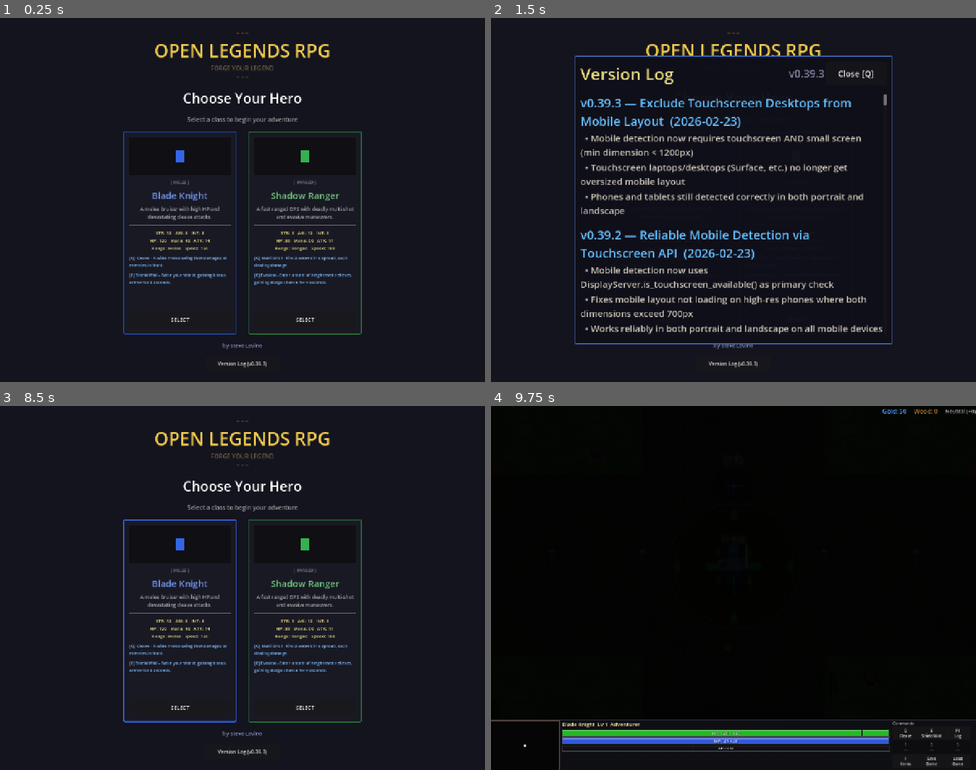
Above: before the commit, frames 1-4 (two rows, left to right).
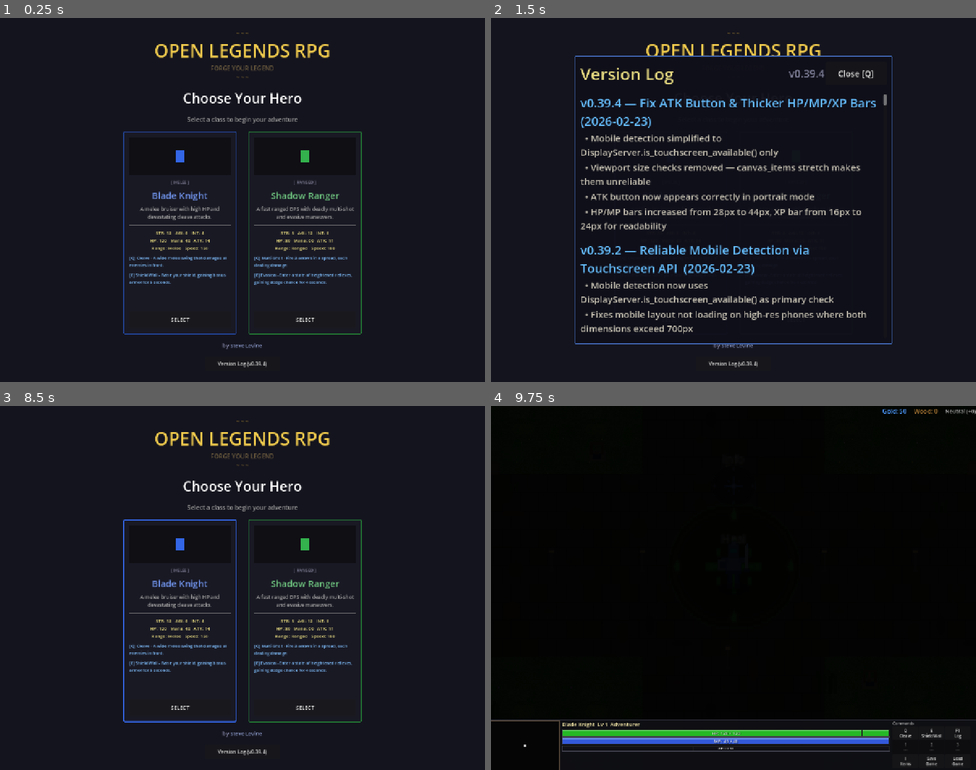
Above: after the commit, the same moments.

Repository: slxny/legends-open-rpg
Game: Godot game, scene res://scenes/main.tscn
Same seed, same stepped clock (60 frames per second), same inputs: the game is played once before the commit and once after it.
Inputs (mouse positions are in pixels of both pictures, inside the frame that each line leads up to):
- Up to frame 1 (0.25 s): no input
- Up to frame 2 (1.5 s): click "Version Log (v0.39.3)" (after the commit: "Version Log (v0.39.4)") at 0.5 s; click "SELECT" at 1.25 s
- Up to frame 3 (8.5 s): click "SELECT" at 2 s; tap Enter at 2.75, 4.25, 5.75 s; move the mouse to (349, 569) at 2.77 s; hold D (move_right) 2.78-3.5 s; hold Q (ability_1) 2.78-3.5 s; click (349, 569) at 2.92 s; tap Space (attack) at 3.5, 6.5 s; drag from (145, 606) to (218, 660) at 3.52 s; move the mouse to (291, 507) at 4.27 s; hold D (move_right) 4.28-5 s; hold Space (attack) 4.28-5 s; drag from (218, 660) to (97, 533) at 5.02 s; move the mouse to (388, 642) at 5.77 s; hold A (move_left) 5.78-6.5 s; tap 1 at 5.85 s; tap I (toggle_inventory) at 6.4 s; drag from (97, 533) to (169, 497) at 6.52 s; move the mouse to (266, 588) at 7.27 s; hold S (move_down) 7.28-8 s; tap 3 at 7.35 s; click (266, 588) at 7.42 s; tap Escape (ui_cancel) at 7.9 s; drag from (169, 497) to (145, 606) at 8.02 s
- Up to frame 4 (9.75 s): move the mouse to (840, 569) at 8.77 s; hold W (move_up) 8.78-9.5 s; hold Q (ability_1) 8.78-9.5 s; drag from (636, 606) to (709, 660) at 9.52 s

The runs differ from the first frame. In frame 1, less than 0.1% of the frame differs, in the area x 54-55%, y 94-96%; in frame 2, 8.9%, in the area x 18-81%, y 14-96%; in frame 3, less than 0.1%; in frame 4, nothing differs.

Commit message:
Fix ATK button missing in portrait and thicken HP/MP/XP bars
The canvas_items stretch mode with expand aspect makes viewport
dimensions unreliable for device detection (phone portrait reports
min=1280 matching project base). Simplified to touchscreen-only check.

HP/MP bars bumped from 28px to 44px, XP from 16px to 24px so they're
readable on mobile. Panel grows from ~82px to ~126px — still way under
the old 380px.

https://claude.ai/code/session_017og7U6vscobkg1TanUuk76

Diff:
--- a/scenes/enemies/enemy.gd
+++ b/scenes/enemies/enemy.gd
@@ -95,7 +95,7 @@
 	name_label.visible = false
 	# Detect mobile for font scaling
 	var vp_size = get_viewport().get_visible_rect().size
-	var is_mobile = DisplayServer.is_touchscreen_available() and min(vp_size.x, vp_size.y) < 1200
+	var is_mobile = DisplayServer.is_touchscreen_available()
 	# Scale enemy name label for mobile — larger font, moved higher so it
 	# doesn't overlap the sprite and block taps
 	if is_mobile:
--- a/scenes/hero_select/hero_select.gd
+++ b/scenes/hero_select/hero_select.gd
@@ -27,7 +27,7 @@
 
 func _detect_mobile() -> void:
 	var vp_size = get_viewport().get_visible_rect().size
-	_is_mobile = DisplayServer.is_touchscreen_available() and min(vp_size.x, vp_size.y) < 1200
+	_is_mobile = DisplayServer.is_touchscreen_available()
 
 func _on_viewport_resized() -> void:
 	var was_mobile = _is_mobile
--- a/scenes/npcs/beacon.gd
+++ b/scenes/npcs/beacon.gd
@@ -47,7 +47,7 @@
 	if not beacon_label.is_empty():
 		label.text = beacon_label
 		var vp_size = get_viewport().get_visible_rect().size
-		if DisplayServer.is_touchscreen_available() and min(vp_size.x, vp_size.y) < 1200:
+		if DisplayServer.is_touchscreen_available():
 			label.add_theme_font_size_override("font_size", 18)
 		label.pivot_offset = label.size / 2.0
 	else:
--- a/scenes/npcs/npc_armorer.gd
+++ b/scenes/npcs/npc_armorer.gd
@@ -17,7 +17,7 @@
 	name_label.text = armory_name
 	name_label.visible = false
 	var vp_size = get_viewport().get_visible_rect().size
-	if DisplayServer.is_touchscreen_available() and min(vp_size.x, vp_size.y) < 1200:
+	if DisplayServer.is_touchscreen_available():
 		name_label.add_theme_font_size_override("font_size", 18)
 	name_label.pivot_offset = name_label.size / 2.0
 	beacon.activated.connect(_on_beacon_activated)
--- a/scenes/npcs/npc_shopkeeper.gd
+++ b/scenes/npcs/npc_shopkeeper.gd
@@ -22,7 +22,7 @@
 	name_label.text = shop_name
 	name_label.visible = false
 	var vp_size = get_viewport().get_visible_rect().size
-	if DisplayServer.is_touchscreen_available() and min(vp_size.x, vp_size.y) < 1200:
+	if DisplayServer.is_touchscreen_available():
 		name_label.add_theme_font_size_override("font_size", 18)
 	name_label.pivot_offset = name_label.size / 2.0
 	beacon.activated.connect(_on_beacon_activated)
--- a/scenes/npcs/npc_tavern.gd
+++ b/scenes/npcs/npc_tavern.gd
@@ -17,7 +17,7 @@
 	name_label.text = tavern_name
 	name_label.visible = false
 	var vp_size = get_viewport().get_visible_rect().size
-	if DisplayServer.is_touchscreen_available() and min(vp_size.x, vp_size.y) < 1200:
+	if DisplayServer.is_touchscreen_available():
 		name_label.add_theme_font_size_override("font_size", 18)
 	name_label.pivot_offset = name_label.size / 2.0
 	beacon.activated.connect(_on_beacon_activated)
--- a/scenes/npcs/npc_woodworker.gd
+++ b/scenes/npcs/npc_woodworker.gd
@@ -17,7 +17,7 @@
 	name_label.text = npc_name
 	name_label.visible = false
 	var vp_size = get_viewport().get_visible_rect().size
-	if DisplayServer.is_touchscreen_available() and min(vp_size.x, vp_size.y) < 1200:
+	if DisplayServer.is_touchscreen_available():
 		name_label.add_theme_font_size_override("font_size", 18)
 	name_label.pivot_offset = name_label.size / 2.0
 	beacon.activated.connect(_on_beacon_activated)
--- a/scenes/player/player.gd
+++ b/scenes/player/player.gd
@@ -245,7 +245,7 @@
 
 	# Mobile detection and attack button setup
 	var vp_size = get_viewport().get_visible_rect().size
-	_is_mobile = DisplayServer.is_touchscreen_available() and min(vp_size.x, vp_size.y) < 1200
+	_is_mobile = DisplayServer.is_touchscreen_available()
 	if _is_mobile:
 		_click_circle.radius = CLICK_RADIUS_MOBILE
 		_create_mobile_attack_button()
@@ -1644,7 +1644,7 @@
 	_mobile_atk_btn.size = Vector2(btn_size, btn_size)
 	# Position: lower-right, above the HUD bottom panel
 	var margin_right = 30 if is_landscape else 40
-	var margin_bottom = 100 if is_landscape else 130
+	var margin_bottom = 100 if is_landscape else 160
 	_mobile_atk_btn.position = Vector2(vp_size.x - btn_size - margin_right, vp_size.y - btn_size - margin_bottom)
 	_mobile_atk_btn.modulate = Color(1.0, 1.0, 1.0, 0.8)
 
--- a/scenes/ui/armory_dialog.gd
+++ b/scenes/ui/armory_dialog.gd
@@ -28,7 +28,7 @@
 
 func _detect_mobile() -> void:
 	var vp_size = get_viewport().get_visible_rect().size
-	_is_mobile = DisplayServer.is_touchscreen_available() and min(vp_size.x, vp_size.y) < 1200
+	_is_mobile = DisplayServer.is_touchscreen_available()
 	if _is_mobile:
 		var margin = 10.0
 		panel.offset_left = -vp_size.x / 2.0 + margin
--- a/scenes/ui/center_message_system.gd
+++ b/scenes/ui/center_message_system.gd
@@ -61,7 +61,7 @@
 func _display_message(text: String, color: Color, duration: float) -> void:
 	# SC-style: instant appear, no fade in
 	var vp_size = get_viewport().get_visible_rect().size
-	var is_mobile = DisplayServer.is_touchscreen_available() and min(vp_size.x, vp_size.y) < 1200
+	var is_mobile = DisplayServer.is_touchscreen_available()
 	var settings = LabelSettings.new()
 	settings.font_size = 72 if is_mobile else 32
 	settings.font_color = color
--- a/scenes/ui/changelog_dialog.gd
+++ b/scenes/ui/changelog_dialog.gd
@@ -9,17 +9,18 @@
 var _is_visible: bool = false
 var _is_mobile: bool = false
 
-const GAME_VERSION := "v0.39.3"
+const GAME_VERSION := "v0.39.4"
 
 const CHANGELOG: Array[Dictionary] = [
 	{
-		"version": "v0.39.3",
-		"title": "Exclude Touchscreen Desktops from Mobile Layout",
-		"date": "2026-02-23",
-		"entries": [
-			"Mobile detection now requires touchscreen AND small screen (min dimension < 1200px)",
-			"Touchscreen laptops/desktops (Surface, etc.) no longer get oversized mobile layout",
-			"Phones and tablets still detected correctly in both portrait and landscape",
+		"version": "v0.39.4",
+		"title": "Fix ATK Button & Thicker HP/MP/XP Bars",
+		"date": "2026-02-23",
+		"entries": [
+			"Mobile detection simplified to DisplayServer.is_touchscreen_available() only",
+			"Viewport size checks removed — canvas_items stretch makes them unreliable",
+			"ATK button now appears correctly in portrait mode",
+			"HP/MP bars increased from 28px to 44px, XP bar from 16px to 24px for readability",
 		]
 	},
 	{
@@ -612,7 +613,7 @@
 	_is_visible = true
 	panel.visible = true
 	var vp_size = get_viewport().get_visible_rect().size
-	_is_mobile = DisplayServer.is_touchscreen_available() and min(vp_size.x, vp_size.y) < 1200
+	_is_mobile = DisplayServer.is_touchscreen_available()
 	_resize_panel(vp_size)
 	_build_entries()
 	scroll.scroll_vertical = 0
--- a/scenes/ui/game_messages.gd
+++ b/scenes/ui/game_messages.gd
@@ -18,7 +18,7 @@
 	label.text = text
 	label.horizontal_alignment = HORIZONTAL_ALIGNMENT_CENTER
 	var vp_size = get_viewport().get_visible_rect().size
-	var is_mobile = DisplayServer.is_touchscreen_available() and min(vp_size.x, vp_size.y) < 1200
+	var is_mobile = DisplayServer.is_touchscreen_available()
 	var settings = LabelSettings.new()
 	settings.font_size = 48 if is_mobile else 18
 	settings.font_color = color
--- a/scenes/ui/hero_stats_panel.gd
+++ b/scenes/ui/hero_stats_panel.gd
@@ -33,7 +33,7 @@
 
 func _detect_mobile() -> void:
 	var vp_size = get_viewport().get_visible_rect().size
-	_is_mobile = DisplayServer.is_touchscreen_available() and min(vp_size.x, vp_size.y) < 1200
+	_is_mobile = DisplayServer.is_touchscreen_available()
 	if _is_mobile:
 		var margin = 10.0
 		panel.offset_left = -vp_size.x / 2.0 + margin
--- a/scenes/ui/hud.gd
+++ b/scenes/ui/hud.gd
@@ -67,7 +67,7 @@
 
 func _detect_mobile() -> void:
 	var vp_size = get_viewport().get_visible_rect().size
-	_is_mobile = DisplayServer.is_touchscreen_available() and min(vp_size.x, vp_size.y) < 1200
+	_is_mobile = DisplayServer.is_touchscreen_available()
 	_is_portrait = _is_mobile and vp_size.y >= vp_size.x
 
 func _apply_mobile_layout() -> void:
@@ -93,10 +93,10 @@
 		minimap.visible = false
 		level_label.visible = false
 
-		# Ultra-thin bottom panel: just HP/MP/XP bars + CMD button
-		var bar_h = 28
-		var xp_h = 16
-		var panel_h = bar_h * 2 + xp_h + 10  # ~100px
+		# Compact bottom panel: just HP/MP/XP bars + CMD button
+		var bar_h = 44
+		var xp_h = 24
+		var panel_h = bar_h * 2 + xp_h + 14  # ~126px
 		bottom_panel.offset_top = -panel_h
 		bottom_hbox.add_theme_constant_override("separation", 4)
 
@@ -803,7 +803,7 @@
 	var is_landscape_hint = vp_size_hint.x > vp_size_hint.y
 	var bottom_offset = -125.0
 	if _is_mobile:
-		bottom_offset = -46.0 if is_landscape_hint else -100.0
+		bottom_offset = -46.0 if is_landscape_hint else -140.0
 	_hint_panel.position = Vector2((screen_w - panel_w) / 2.0, bottom_offset - _hint_panel.size.y - 10)
 
 	# Fade in
--- a/scenes/ui/inventory_screen.gd
+++ b/scenes/ui/inventory_screen.gd
@@ -82,7 +82,7 @@
 
 func _detect_mobile() -> void:
 	var vp_size = get_viewport().get_visible_rect().size
-	_is_mobile = DisplayServer.is_touchscreen_available() and min(vp_size.x, vp_size.y) < 1200
+	_is_mobile = DisplayServer.is_touchscreen_available()
 	if _is_mobile:
 		var margin = 8.0
 		panel.anchor_left = 0.0
--- a/scenes/ui/pause_menu.gd
+++ b/scenes/ui/pause_menu.gd
@@ -40,7 +40,7 @@
 
 func _detect_mobile() -> void:
 	var vp_size = get_viewport().get_visible_rect().size
-	_is_mobile = DisplayServer.is_touchscreen_available() and min(vp_size.x, vp_size.y) < 1200
+	_is_mobile = DisplayServer.is_touchscreen_available()
 
 func _build_menu() -> void:
 	# Clear previous content
--- a/scenes/ui/shop_dialog.gd
+++ b/scenes/ui/shop_dialog.gd
@@ -50,7 +50,7 @@
 
 func _detect_mobile() -> void:
 	var vp_size = get_viewport().get_visible_rect().size
-	_is_mobile = DisplayServer.is_touchscreen_available() and min(vp_size.x, vp_size.y) < 1200
+	_is_mobile = DisplayServer.is_touchscreen_available()
 	if _is_mobile:
 		var margin = 8.0
 		panel.offset_left = -vp_size.x / 2.0 + margin
--- a/scenes/ui/tavern_dialog.gd
+++ b/scenes/ui/tavern_dialog.gd
@@ -49,7 +49,7 @@
 
 func _detect_mobile() -> void:
 	var vp_size = get_viewport().get_visible_rect().size
-	_is_mobile = DisplayServer.is_touchscreen_available() and min(vp_size.x, vp_size.y) < 1200
+	_is_mobile = DisplayServer.is_touchscreen_available()
 	if _is_mobile:
 		var margin = 10.0
 		panel.offset_left = -vp_size.x / 2.0 + margin
--- a/scenes/ui/woodworking_dialog.gd
+++ b/scenes/ui/woodworking_dialog.gd
@@ -61,7 +61,7 @@
 
 func _detect_mobile() -> void:
 	var vp_size = get_viewport().get_visible_rect().size
-	_is_mobile = DisplayServer.is_touchscreen_available() and min(vp_size.x, vp_size.y) < 1200
+	_is_mobile = DisplayServer.is_touchscreen_available()
 	if _is_mobile:
 		var margin = 10.0
 		panel.offset_left = -vp_size.x / 2.0 + margin
--- a/scenes/world/regions/havens_rest.gd
+++ b/scenes/world/regions/havens_rest.gd
@@ -490,7 +490,7 @@
 	label.horizontal_alignment = HORIZONTAL_ALIGNMENT_CENTER
 	label.custom_minimum_size = Vector2(100, 0)
 	var vp_size = get_viewport().get_visible_rect().size
-	if DisplayServer.is_touchscreen_available() and min(vp_size.x, vp_size.y) < 1200:
+	if DisplayServer.is_touchscreen_available():
 		label.add_theme_font_size_override("font_size", 16)
 	parent.add_child(label)
 
--- a/scripts/ui/sc_bar.gd
+++ b/scripts/ui/sc_bar.gd
@@ -16,7 +16,7 @@
 
 func _ready() -> void:
 	var vp_size = get_viewport().get_visible_rect().size
-	_is_mobile = DisplayServer.is_touchscreen_available() and min(vp_size.x, vp_size.y) < 1200
+	_is_mobile = DisplayServer.is_touchscreen_available()
 	_label_settings = LabelSettings.new()
 	_label_settings.font_size = 32 if _is_mobile else 13
 	_label_settings.font_color = Color(0.95, 0.95, 0.95)
